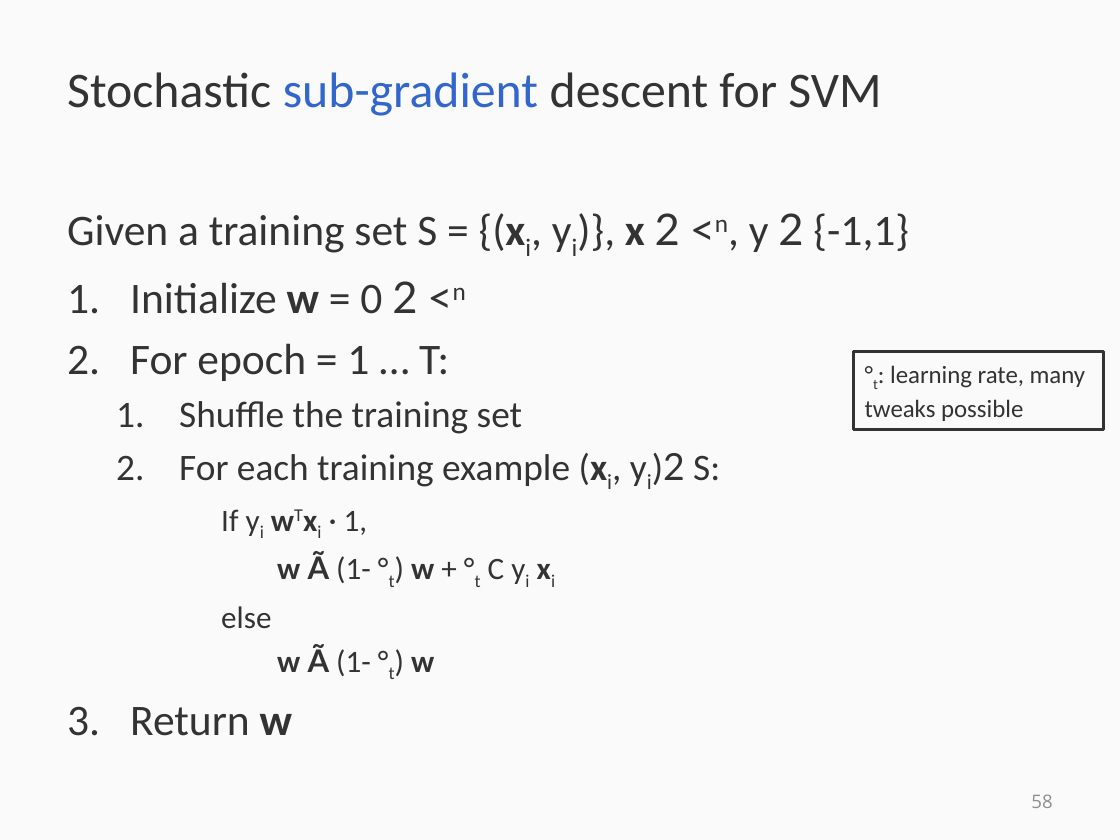
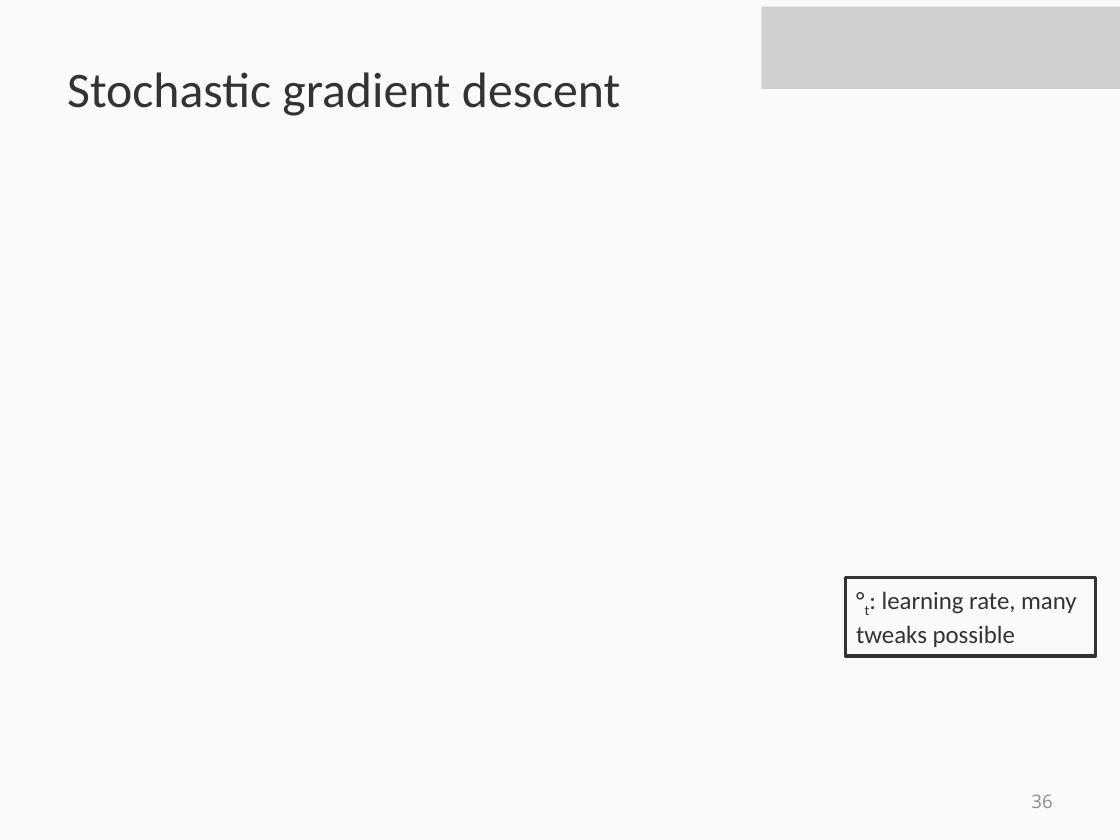
Before and after one commit to svivek/structured-prediction, a slide deck: slide 36 of slides/review/review.pptx (slide 58 before the commit). Drawn at 1120x840 pixels with LibreOffice and Linux fonts; fonts in the diff are those of the drawing; grey boxes stand for pictures. Boxes give left, top, right and bottom in pixels: in the first picture for what was removed or moved away, otherwise in the second. Text is boxed around its words. In the diff, an @@ line names an element or a change of style, - is before the commit and + after.

```diff
--- a/slides/review/review.pptx
+++ b/slides/review/review.pptx
@@ picture added at box(762, 7, 1120, 90) @@
@@ title at box(67, 72, 620, 116): text changed @@
-Stochastic sub-gradient descent for SVM
+Stochastic gradient descent
@@ text removed at box(67, 213, 909, 736) @@
-Given a training set S = {(xi, yi)}, x 2 <n, y 2 {-1,1}
-1. Initialize w = 0 2 <n
-2. For epoch = 1 … T:
-  1. Shuffle the training set
-  2. For each training example (xi, yi)2 S:
-    If yi wTxi · 1,
-    w Ã (1- °t) w + °t C yi xi
-    else
-    w Ã (1- °t) w
-3. Return w
@@ rectangle "°t: learning rate, many tweaks ...": place and size @@
-rectangle "°t: learning rate, many tweaks ..." at box(853, 351, 1103, 429)
+rectangle "°t: learning rate, many tweaks ..." at box(846, 578, 1095, 656)
@@ page number at box(1031, 794, 1052, 808): text changed @@
-58
+36
```
Also in this commit, not shown: 21 other slides changed, 14 slides added, 17 slides removed, 3 other files.
